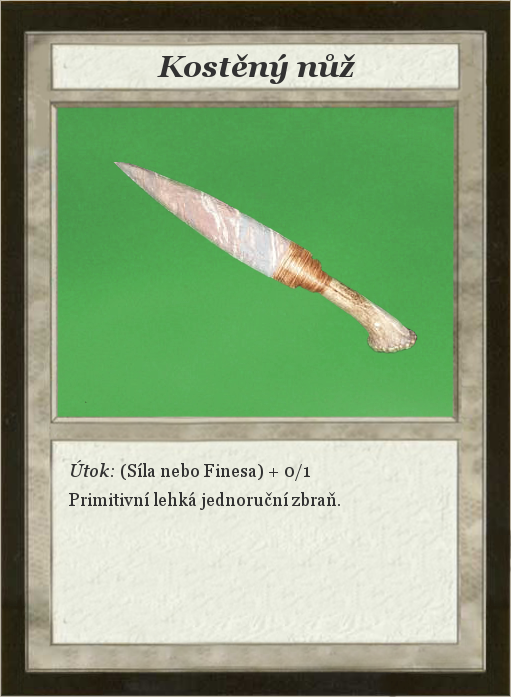
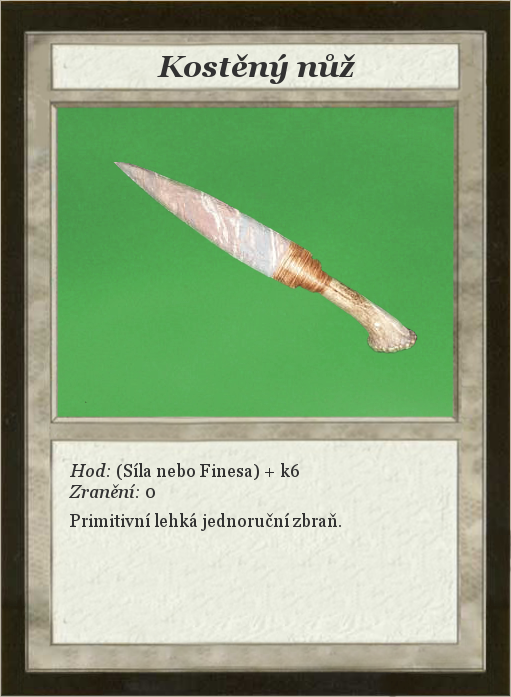
Comparing the layer stacks of the two 511x697 images. Changes:
renamed "Útok: (Síla nebo Finesa) + 0/1..." to "Hod: (Síla nebo Finesa) + k6 ...", painted on it over [69, 460, 341, 531]
